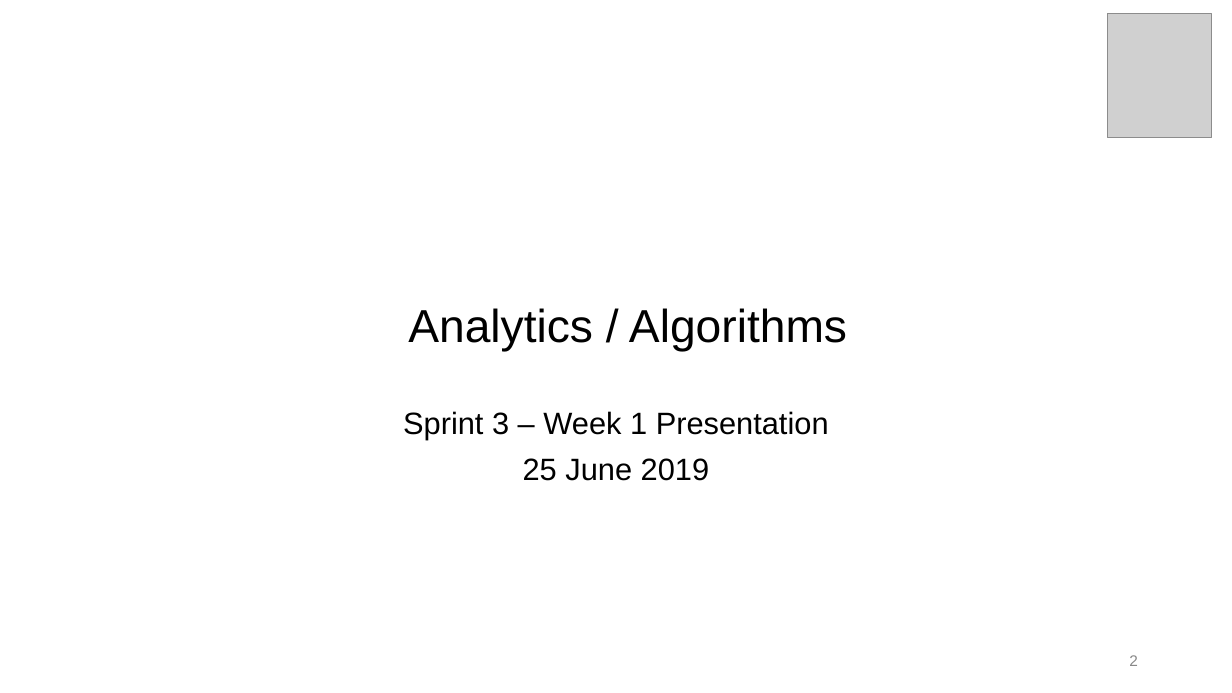
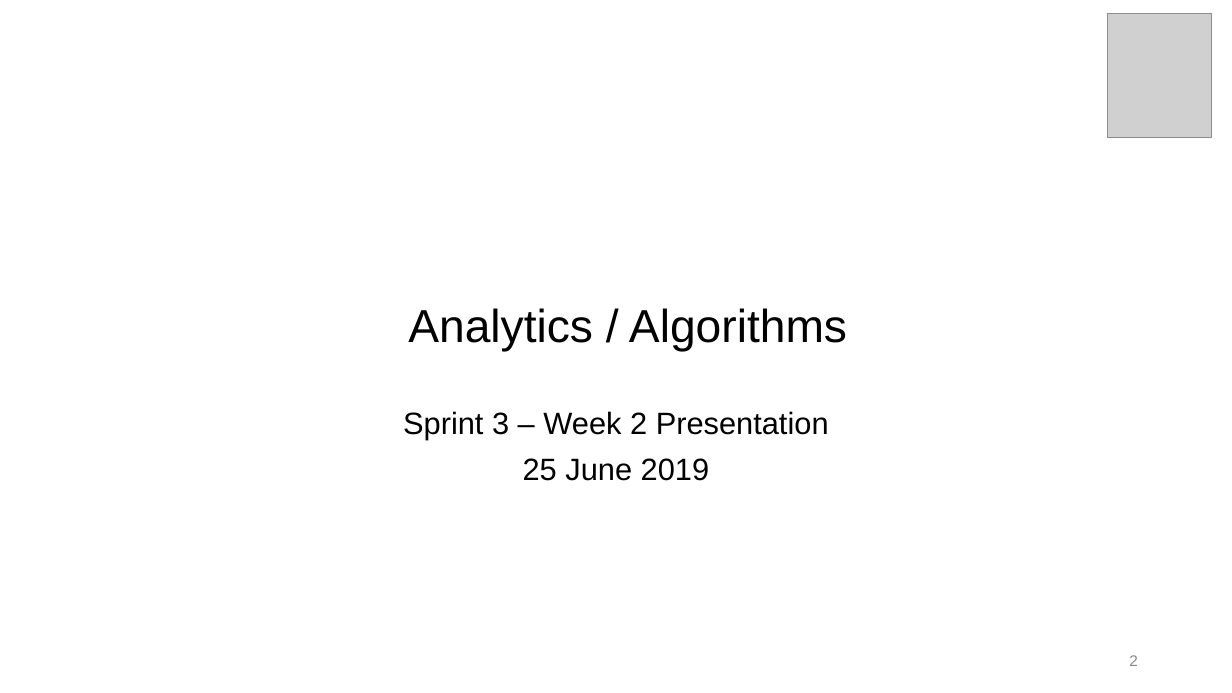
Before and after one commit to coderscraft/simpsons-classification, a slide deck: slide 2 of Documentation/SprintPresentations/Sprint3-Week2.pptx. Drawn at 1232x693 pixels with LibreOffice and Linux fonts; fonts in the diff are those of the drawing; grey boxes stand for pictures. Boxes give left, top, right and bottom in pixels: in the first picture for what was removed or moved away, otherwise in the second. Text is boxed around its words. In the diff, an @@ line names an element or a change of style, - is before the commit and + after.

```diff
--- a/Documentation/SprintPresentations/Sprint3-Week2.pptx
+++ b/Documentation/SprintPresentations/Sprint3-Week2.pptx
@@ subtitle at (403,411,829,440): text changed @@
-Sprint 3 – Week 1 Presentation
+Sprint 3 – Week 2 Presentation
```
